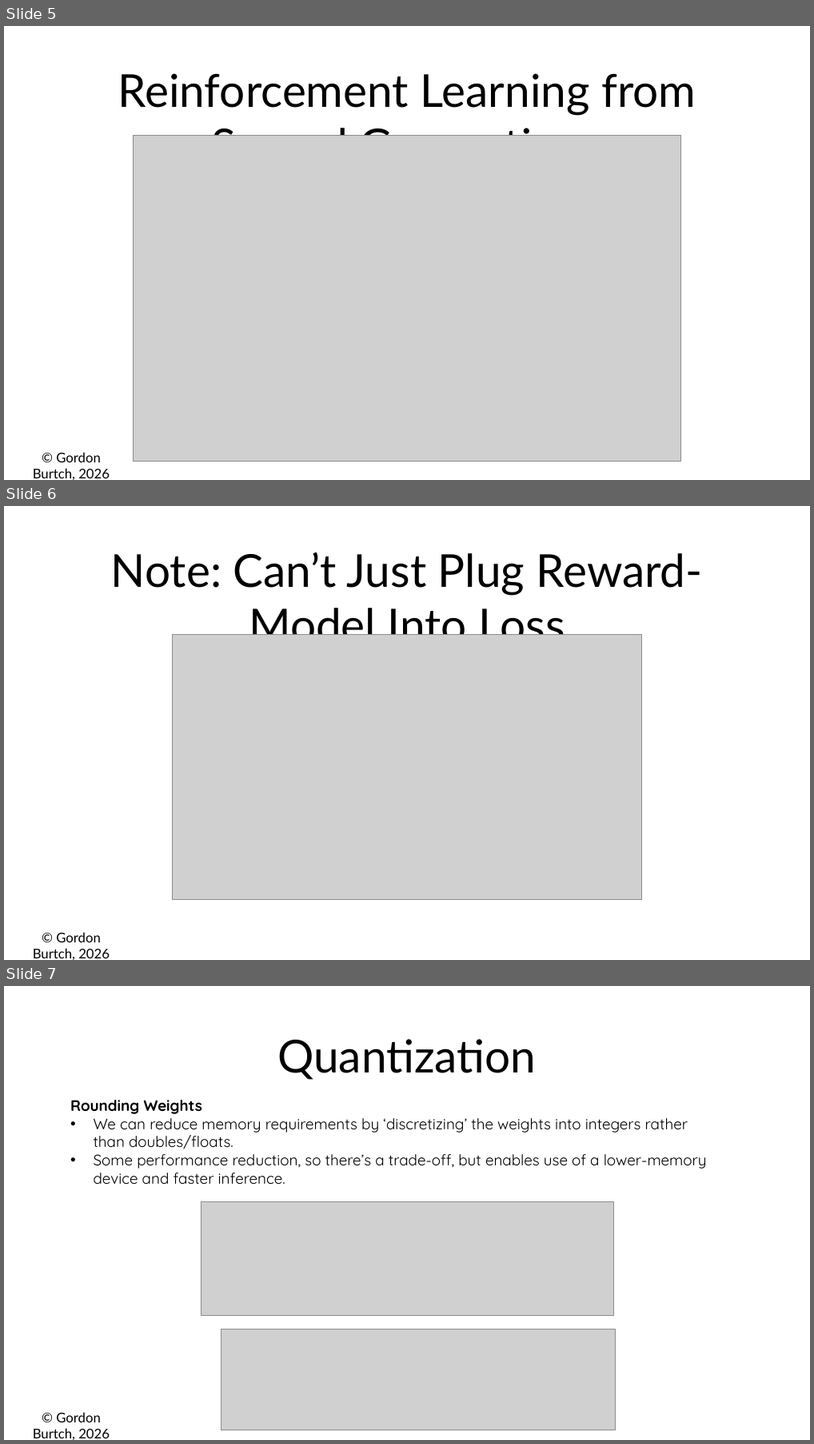
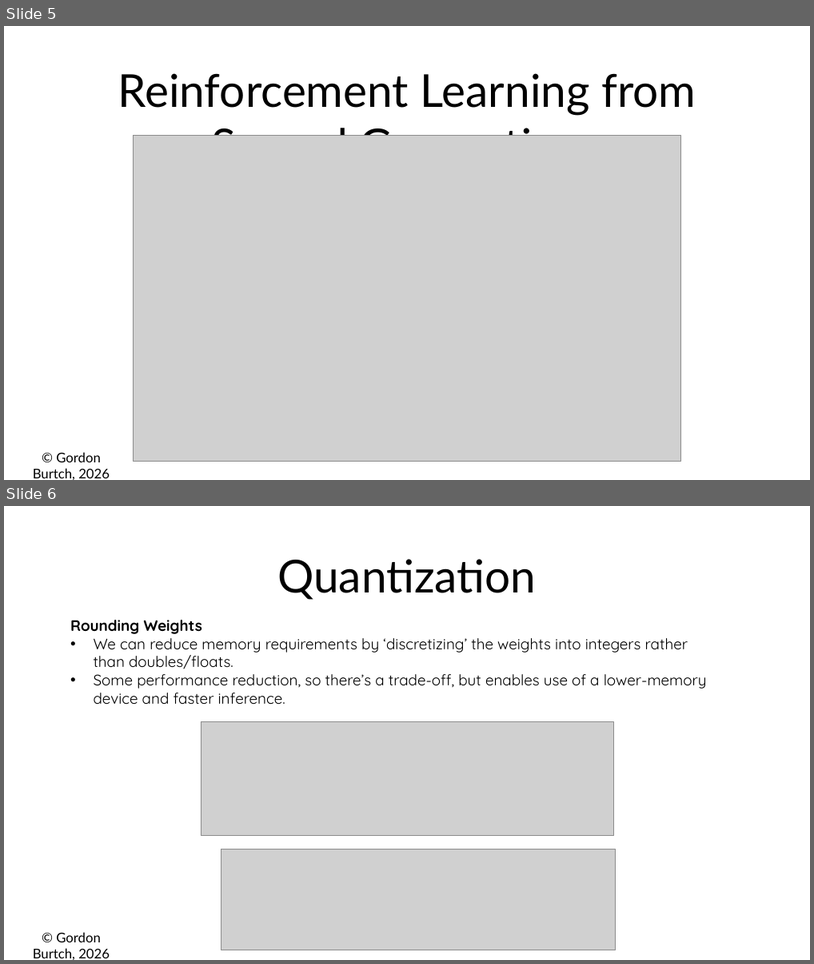
Before and after one commit to gburtch/NYU-ModernAI-2026, a slide deck: Lecture Materials/5 - Prompting + Agentic AI/5 - Working with LLMs.pptx. Shown one above the other, each under a label of ours: slides 5, 6 and 7 before the commit, slides 5 and 6 after it. The pictures are 814x1444 and 814x964 pixels, drawn with LibreOffice and Linux fonts; fonts in the diff are those of the drawing; grey boxes stand for pictures. Boxes give left, top, right and bottom in pixels: in the first picture for what was removed or moved away, otherwise in the second. Text is boxed around its words. In the diff, an @@ line names an element or a change of style, - is before the commit and + after.

```diff
--- a/Lecture Materials/5 - Prompting + Agentic AI/5 - Working with LLMs.pptx
+++ b/Lecture Materials/5 - Prompting + Agentic AI/5 - Working with LLMs.pptx
@@ slide 6 removed at (4,506,810,960), background #FFFFFF; not listed: 1 template element that a slide beside it also shows @@
@@ text removed at (111,552,703,650) @@
-Note: Can’t Just Plug Reward-Model Into Loss
@@ picture removed at (172,634,642,899) @@
@@ what was slide 7 is now slide 6 @@
```
Also in this commit, not shown: 2 slides added, 2 other files.
